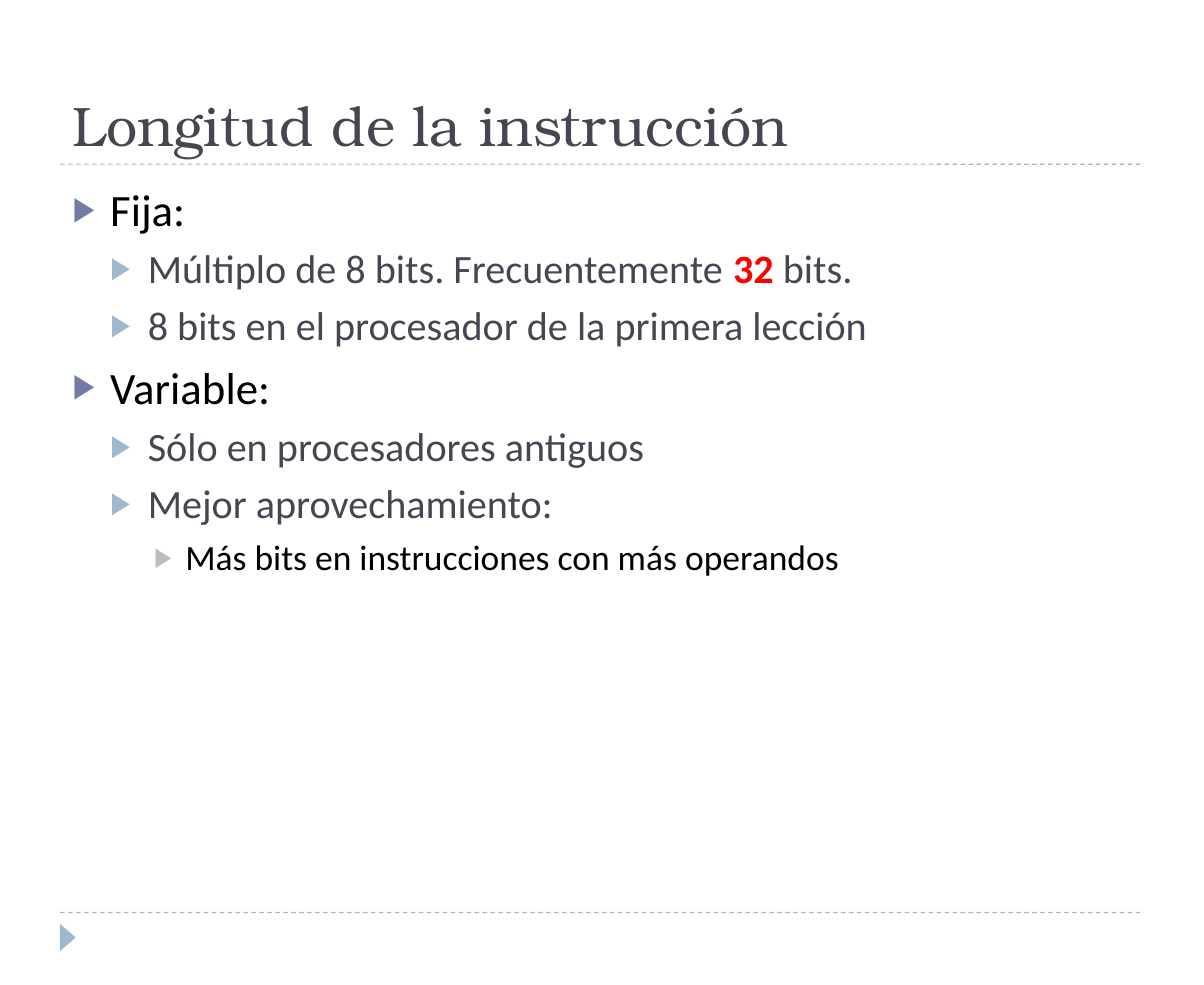
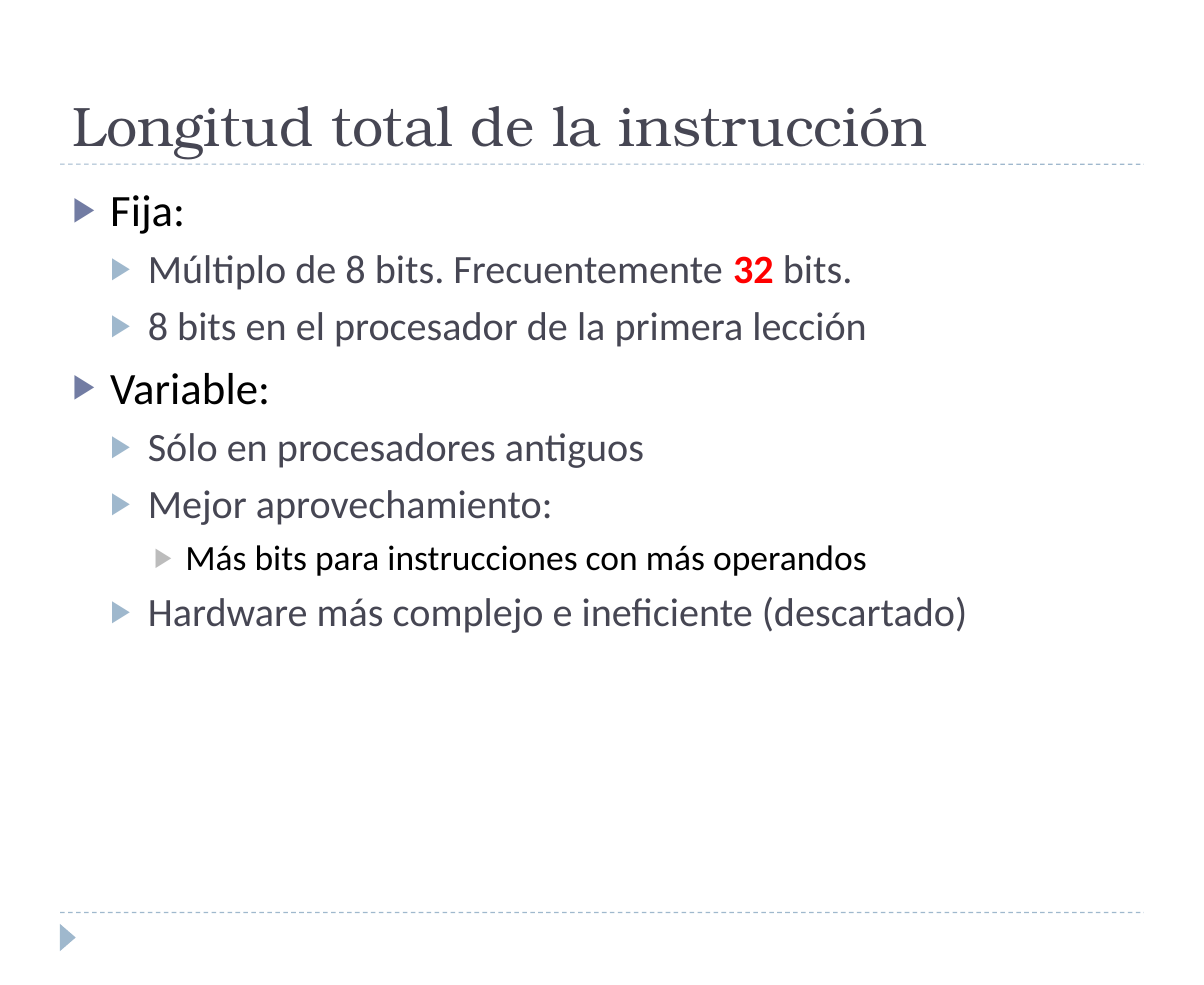
Before and after one commit to luisfromero/fucomp, a slide deck: slide 90 of temas/tema2.pptx (slide 93 before the commit). Drawn at 1204x985 pixels with LibreOffice and Linux fonts; fonts in the diff are those of the drawing. Boxes give left, top, right and bottom in pixels: in the first picture for what was removed or moved away, otherwise in the second. Text is boxed around its words. In the diff, an @@ line names an element or a change of style, - is before the commit and + after.

```diff
--- a/temas/tema2.pptx
+++ b/temas/tema2.pptx
@@ title at <box>73,106,928,159</box>: text changed @@
-Longitud de la instrucción
+Longitud total de la instrucción
@@ text at <box>148,545,967,633</box>: text changed; size 23 to 26 pt; text colour #000000 to #464653 @@
-    ▶ Más bits en instrucciones con más operandos
+    ▶ Más bits para instrucciones con más operandos
+  ▶ Hardware más complejo e ineficiente (descartado)
```
Also in this commit, not shown: 15 other slides changed, 26 slides added, 14 slides removed, 5 other files.
